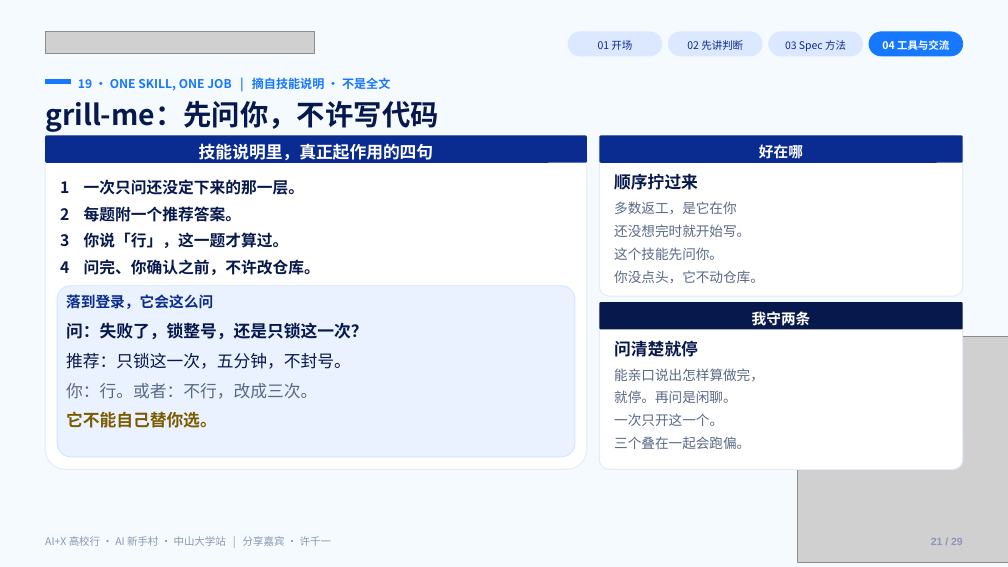
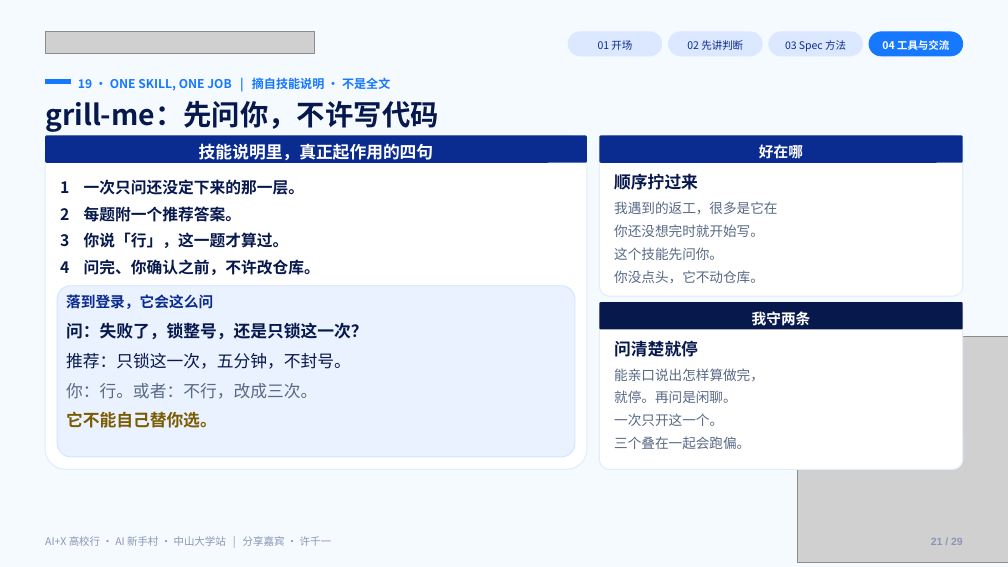
Before and after one commit to Frocir/aix-talk, a slide deck: slide 21 of aix-talk-26pages.pptx. Drawn at 1008x567 pixels with LibreOffice and Linux fonts; fonts in the diff are those of the drawing; grey boxes stand for pictures. Boxes give left, top, right and bottom in pixels: in the first picture for what was removed or moved away, otherwise in the second. Text is boxed around its words. In the diff, an @@ line names an element or a change of style, - is before the commit and + after.

```diff
--- a/aix-talk-26pages.pptx
+++ b/aix-talk-26pages.pptx
@@ text at (614,201,777,237): text changed @@
-多数返工，是它在你
-还没想完时就开始写。
+我遇到的返工，很多是它在
+你还没想完时就开始写。
```
Also in this commit, not shown: 5 other slides changed, 2 other files.
